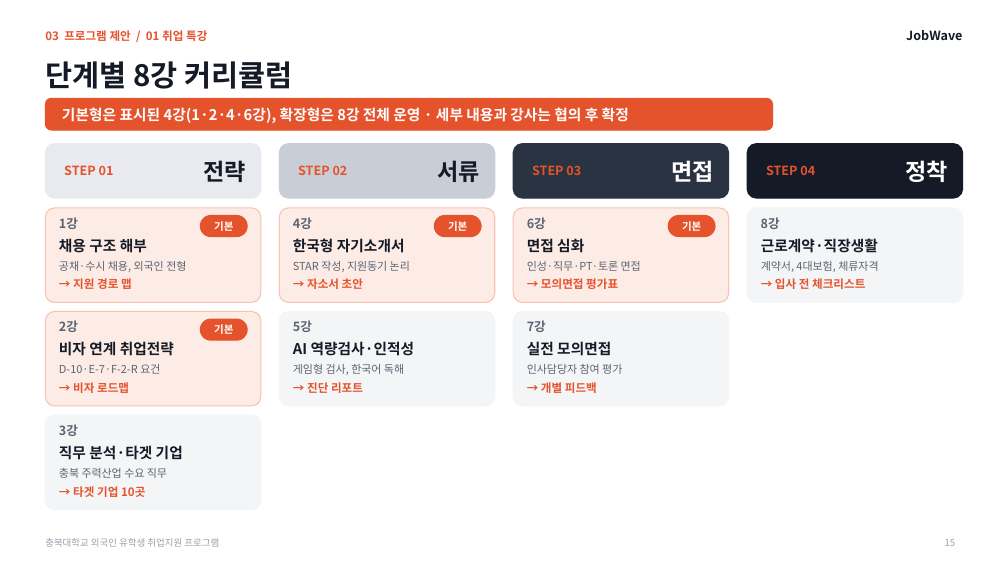
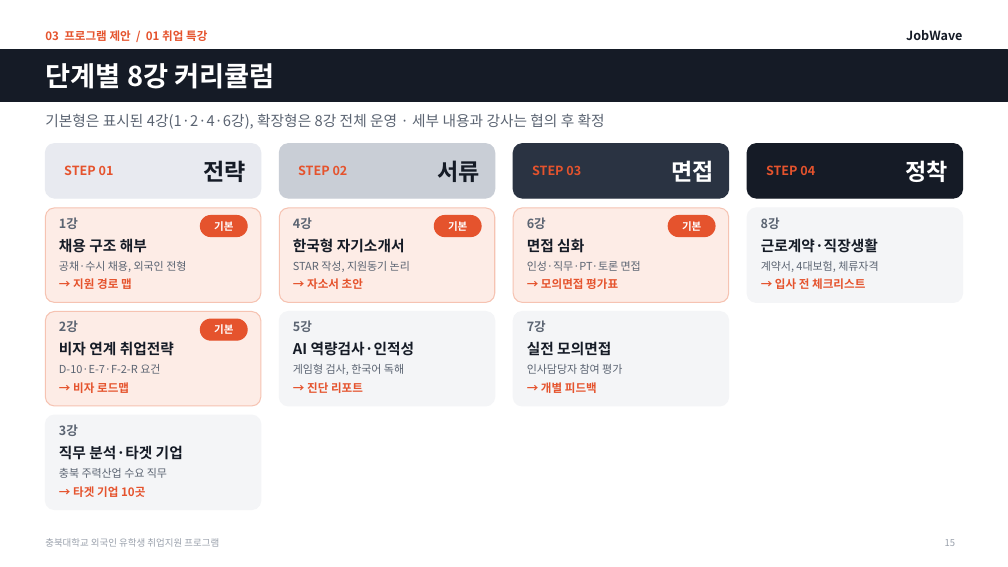
Before and after one commit to job-wave/Codex, a slide deck: slide 15 of output/jobwave-cbnu-proposal/JobWave_proposal_visual.pptx. Drawn at 1008x567 pixels with LibreOffice and Linux fonts; fonts in the diff are those of the drawing. Boxes give left, top, right and bottom in pixels: in the first picture for what was removed or moved away, otherwise in the second. Text is boxed around its words. In the diff, an @@ line names an element or a change of style, - is before the commit and + after.

```diff
--- a/output/jobwave-cbnu-proposal/JobWave_proposal_visual.pptx
+++ b/output/jobwave-cbnu-proposal/JobWave_proposal_visual.pptx
@@ rectangle added at (0,50,1008,101), fill #151B26, outline #151B26 1 pt @@
@@ title "단계별 8강 커리큘럼" at (45,63,274,89): size 28 to 26 pt, text colour #151B26 to #FFFFFF @@
@@ text "기본형은 표시된 4강(1·2·4·6강), 확장형은 8강 ...": place and size @@
-text "기본형은 표시된 4강(1·2·4·6강), 확장형은 8강 ..." at (62,107,629,123)
+text "기본형은 표시된 4강(1·2·4·6강), 확장형은 8강 ..." at (45,113,605,129)
@@ text "기본형은 표시된 4강(1·2·4·6강), 확장형은 8강 ..." at (45,113,605,129): text colour #FFFFFF to #5B6472, bold off @@
@@ rounded rectangle removed at (45,98,773,130) @@
```
Also in this commit, not shown: 26 other slides changed, 1 other file.
